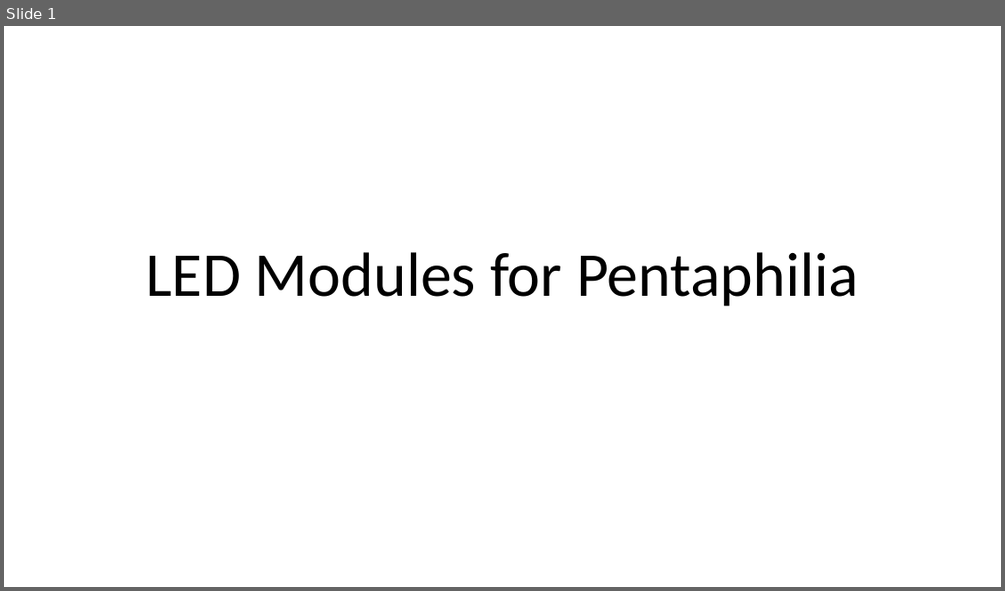
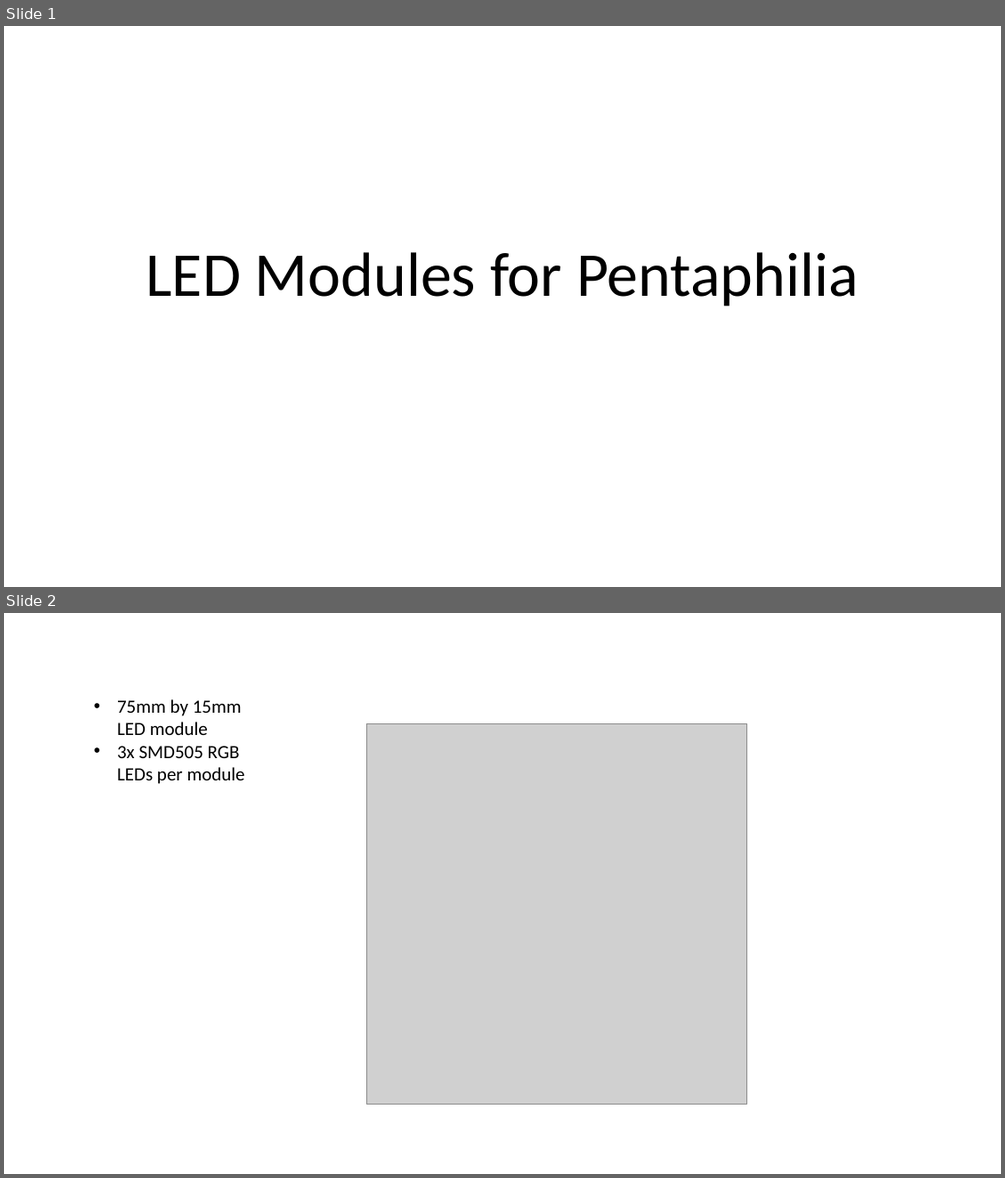
Before and after one commit to the-magister/pentaphilia, a slide deck: LED Modules for Pentaphilia.pptx. Shown one above the other, each under a label of ours: slide 1 before the commit, slides 1 and 2 after it. The pictures are 1005x591 and 1005x1178 pixels, drawn with LibreOffice and Linux fonts; fonts in the diff are those of the drawing; grey boxes stand for pictures. Boxes give left, top, right and bottom in pixels: in the first picture for what was removed or moved away, otherwise in the second. Text is boxed around its words. In the diff, an @@ line names an element or a change of style, - is before the commit and + after.

```diff
--- a/LED Modules for Pentaphilia.pptx
+++ b/LED Modules for Pentaphilia.pptx
@@ slide 2 added at <box>4,613,1001,1174</box>, background #FFFFFF @@
@@ text added at <box>117,699,245,784</box>, 18 pt, text #000000 @@
+• 75mm by 15mm LED module
+• 3x SMD505 RGB LEDs per module
@@ picture added at <box>367,723,746,1103</box> @@
```
Also in this commit, not shown: 4 other slides added, 7 slides removed, 3 other files.
